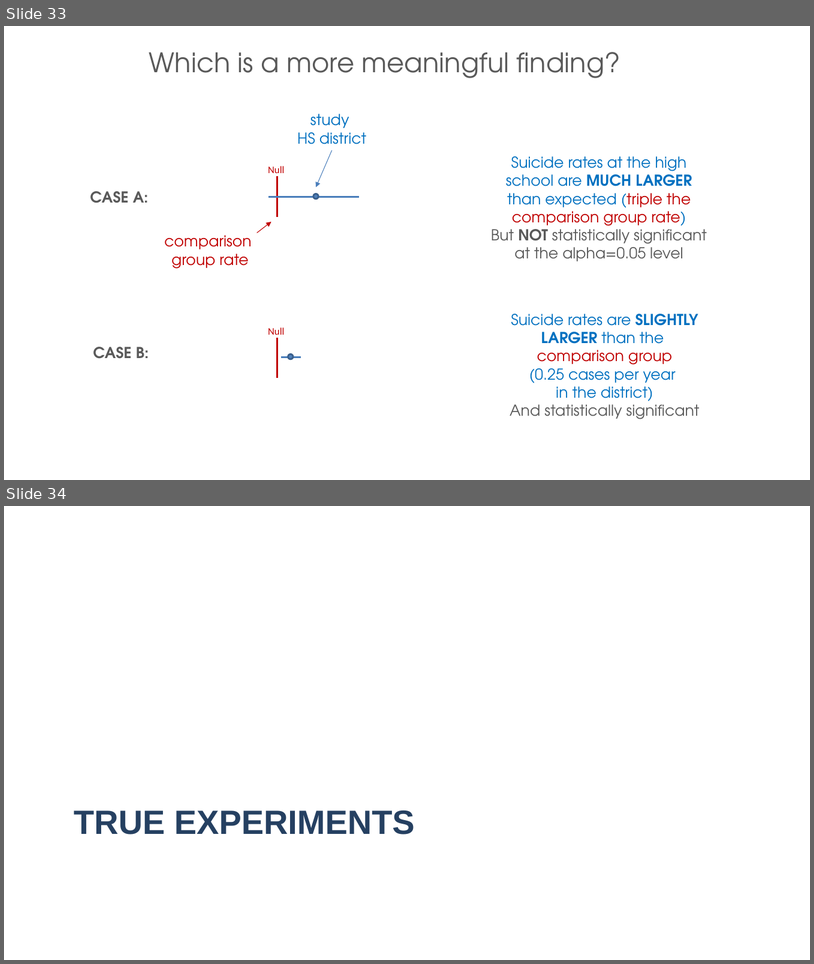
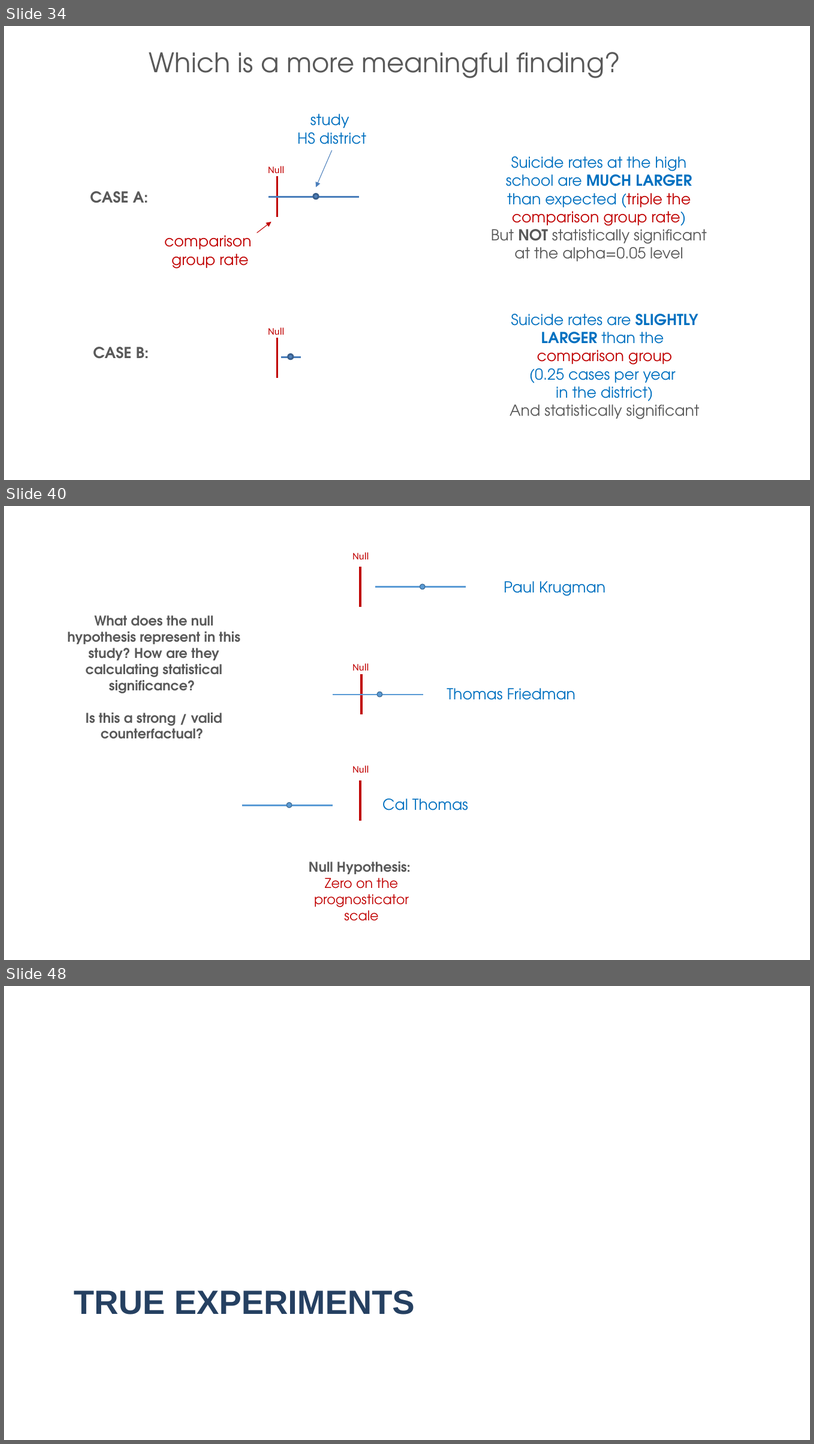
Before and after one commit to DS4PS/cpp-524-spr-2020, a slide deck: lectures/p-01-intro-to-counterfactuals.pptx. Shown one above the other, each under a label of ours: slides 33 and 34 before the commit, slides 34, 40 and 48 after it; the slides between them are not shown. The pictures are 814x964 and 814x1444 pixels, drawn with LibreOffice and Linux fonts; fonts in the diff are those of the drawing. Boxes give left, top, right and bottom in pixels: in the first picture for what was removed or moved away, otherwise in the second. Text is boxed around its words. In the diff, an @@ line names an element or a change of style, - is before the commit and + after.

```diff
--- a/lectures/p-01-intro-to-counterfactuals.pptx
+++ b/lectures/p-01-intro-to-counterfactuals.pptx
@@ slide 40 added at [4,506,810,960], background #FFFFFF @@
@@ text added at [353,552,369,559], 12 pt, text #C00000 @@
+Null
@@ line added from (360, 567) to (360, 607), #C00000 3 pt @@
@@ line added from (375, 587) to (466, 587), #5B9BD5 2 pt @@
@@ ellipse added at [420,584,425,589], fill #5B9BD5, outline #43739E 1 pt @@
@@ text added at [504,581,606,596], 18 pt, text #0070C0 @@
+Paul Krugman
@@ text added at [68,615,240,739], 16 pt, text #595959, bold @@
+What does the null hypothesis represent in this study? How are they calculating statistical significance?
+Is this a strong / valid counterfactual?
@@ text added at [353,663,369,670], 12 pt, text #C00000 @@
+Null
@@ line added from (362, 673) to (362, 714), #C00000 3 pt @@
@@ line added from (332, 695) to (423, 695), #5B9BD5 2 pt @@
@@ ellipse added at [377,692,382,697], fill #5B9BD5, outline #43739E 1 pt @@
@@ text added at [447,688,576,700], 18 pt, text #0070C0 @@
+Thomas Friedman
@@ text added at [353,765,369,772], 12 pt, text #C00000 @@
+Null
@@ line added from (360, 780) to (360, 820), #C00000 3 pt @@
@@ line added from (242, 805) to (333, 805), #5B9BD5 2 pt @@
@@ ellipse added at [287,802,292,807], fill #5B9BD5, outline #43739E 1 pt @@
@@ text added at [383,798,468,810], 18 pt, text #0070C0 @@
+Cal Thomas
@@ text added at [309,861,411,921], 16 pt, text #C00000 @@
+Null Hypothesis:
+Zero on the prognosticator scale
@@ what was slide 33 is now slide 34 @@
@@ what was slide 34 is now slide 48 @@
```
Also in this commit, not shown: 2 slides changed, 13 other slides added, 6 other files.
